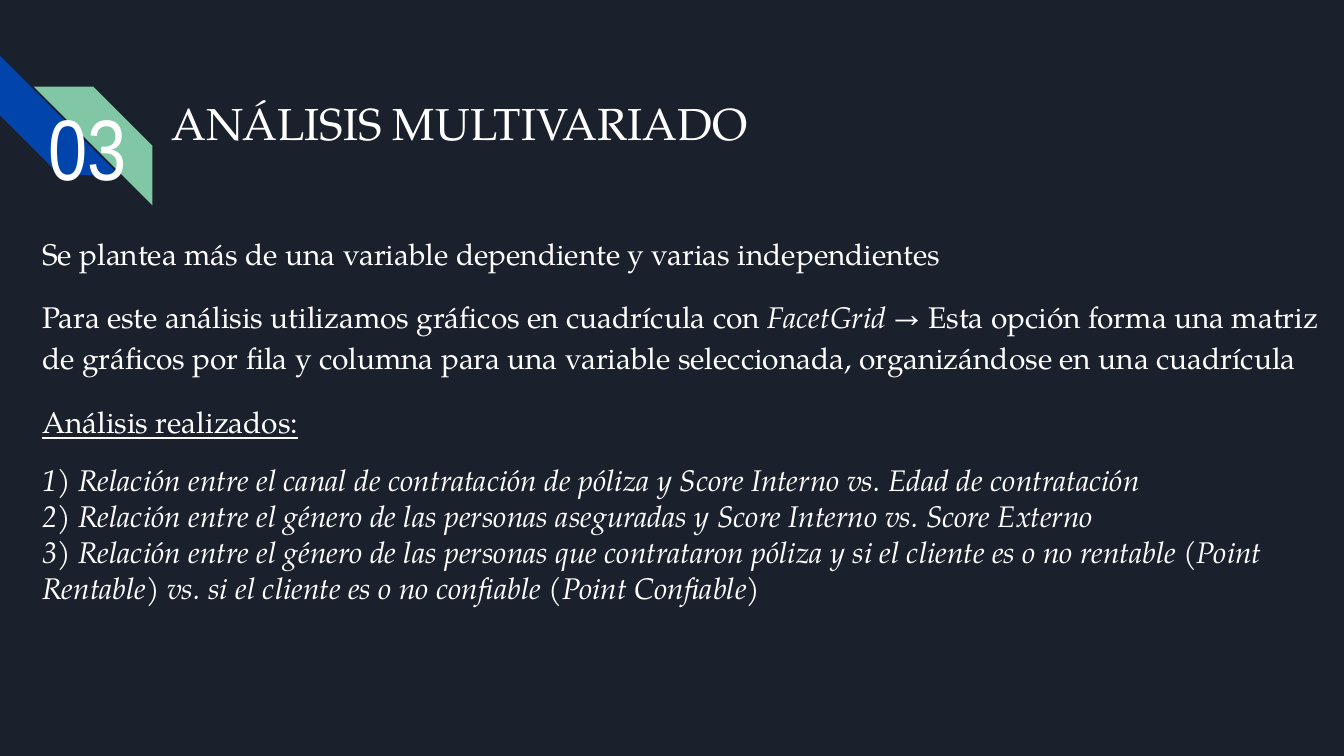
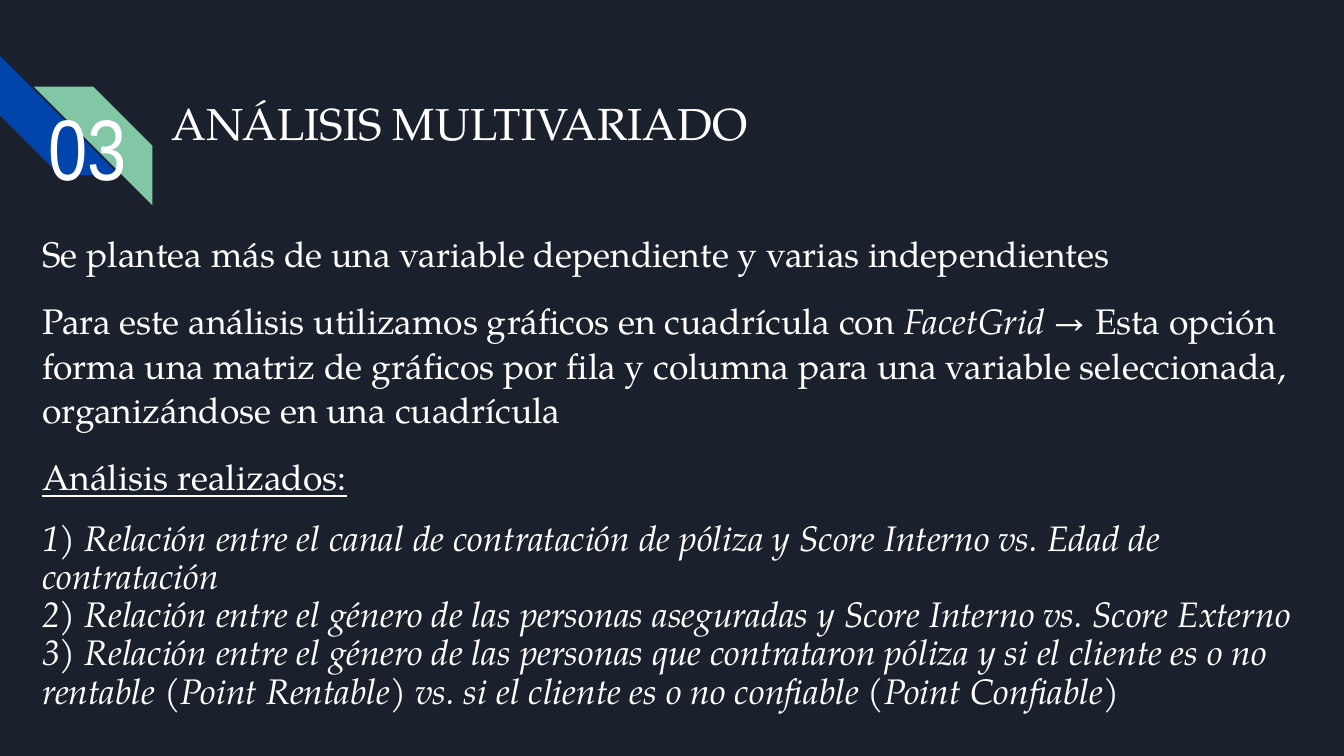
Before and after one commit to Alejo3107/PROYECTO_CH_DS, a slide deck: slide 15 of Presentación ejecutiva.pptx. Drawn at 1344x756 pixels with LibreOffice and Linux fonts; fonts in the diff are those of the drawing; background and template pictures are left out. Boxes give left, top, right and bottom in pixels: in the first picture for what was removed or moved away, otherwise in the second. Text is boxed around its words. In the diff, an @@ line names an element or a change of style, - is before the commit and + after.

```diff
--- a/Presentación ejecutiva.pptx
+++ b/Presentación ejecutiva.pptx
@@ text "Se plantea más de una ..." at (x1=42, y1=241, x2=1290, y2=714): size 16 to 19 pt; line spacing 1.15 to 1.05; line spacing 1 to 0.9 @@
```
Also in this commit, not shown: 5 other slides changed, 4 slides added.
